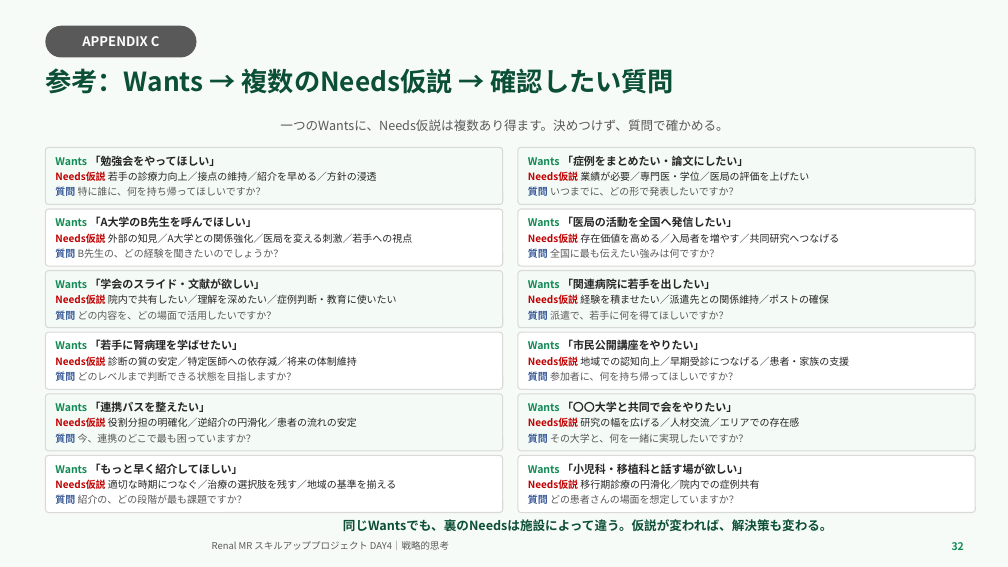
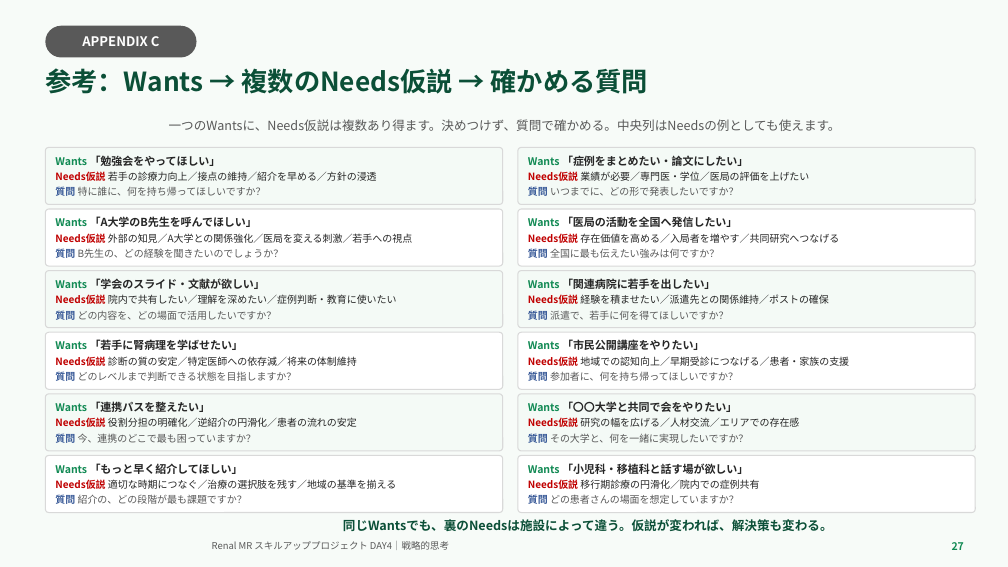
Before and after one commit to TAKUYA-1187/Claude, a slide deck: slide 27 of novartis_training/DAY4_ちょっと分かるだけで世界が変わる.pptx (slide 32 before the commit). Drawn at 1008x567 pixels with LibreOffice and Linux fonts; fonts in the diff are those of the drawing; background and template pictures are left out. Boxes give left, top, right and bottom in pixels: in the first picture for what was removed or moved away, otherwise in the second. Text is boxed around its words. In the diff, an @@ line names an element or a change of style, - is before the commit and + after.

```diff
--- a/novartis_training/DAY4_ちょっと分かるだけで世界が変わる.pptx
+++ b/novartis_training/DAY4_ちょっと分かるだけで世界が変わる.pptx
@@ text at (x1=45, y1=68, x2=648, y2=94): text changed @@
-参考：Wants → 複数のNeeds仮説 → 確認したい質問
+参考：Wants → 複数のNeeds仮説 → 確かめる質問
@@ text at (x1=169, y1=119, x2=841, y2=131): text changed @@
-一つのWantsに、Needs仮説は複数あり得ます。決めつけず、質問で確かめる。
+一つのWantsに、Needs仮説は複数あり得ます。決めつけず、質問で確かめる。中央列はNeedsの例としても使えます。
@@ text at (x1=952, y1=542, x2=964, y2=550): text changed @@
-32
+27
```
Also in this commit, not shown: 21 other slides changed, 6 slides removed, 2 other files.
